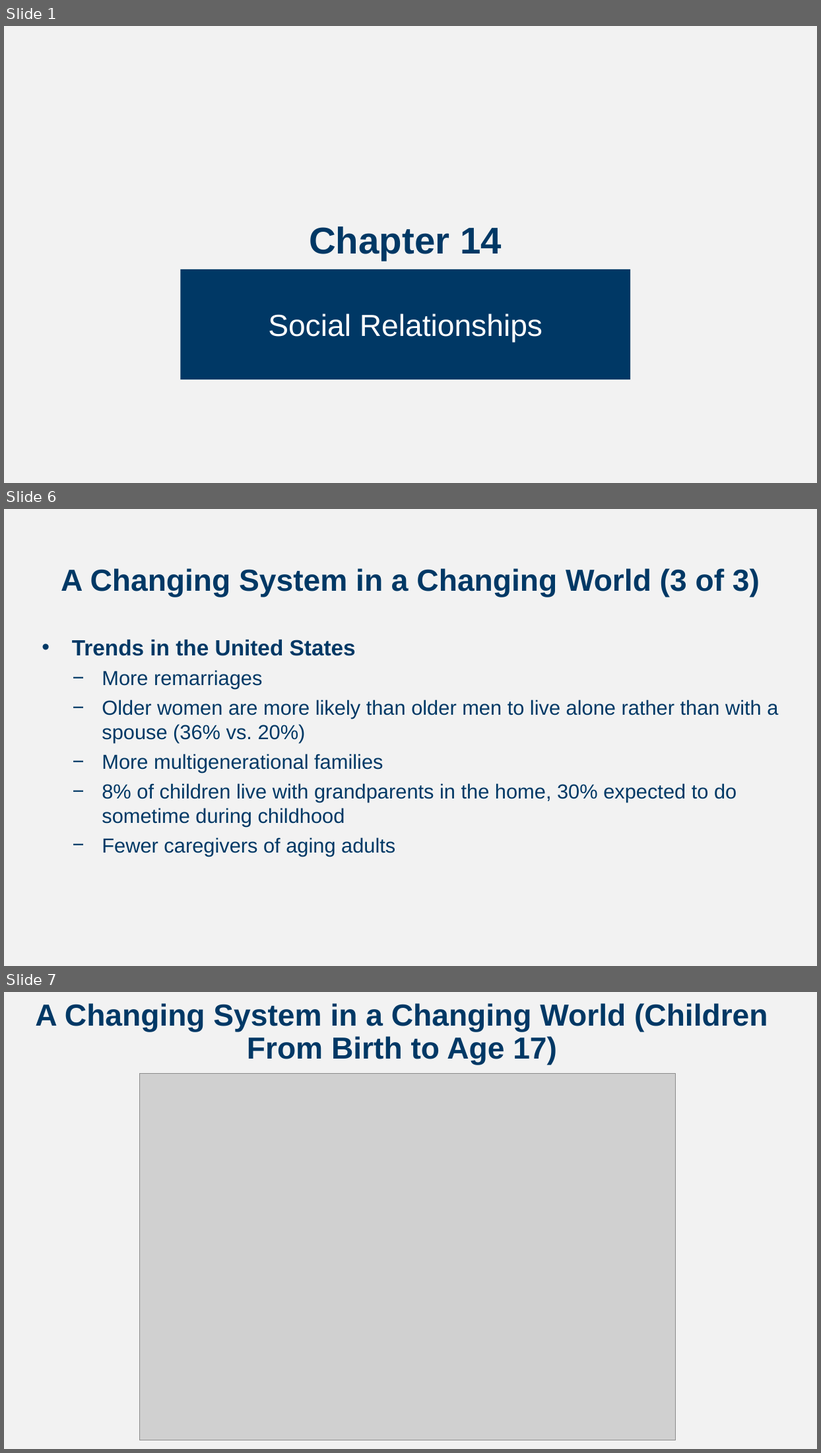
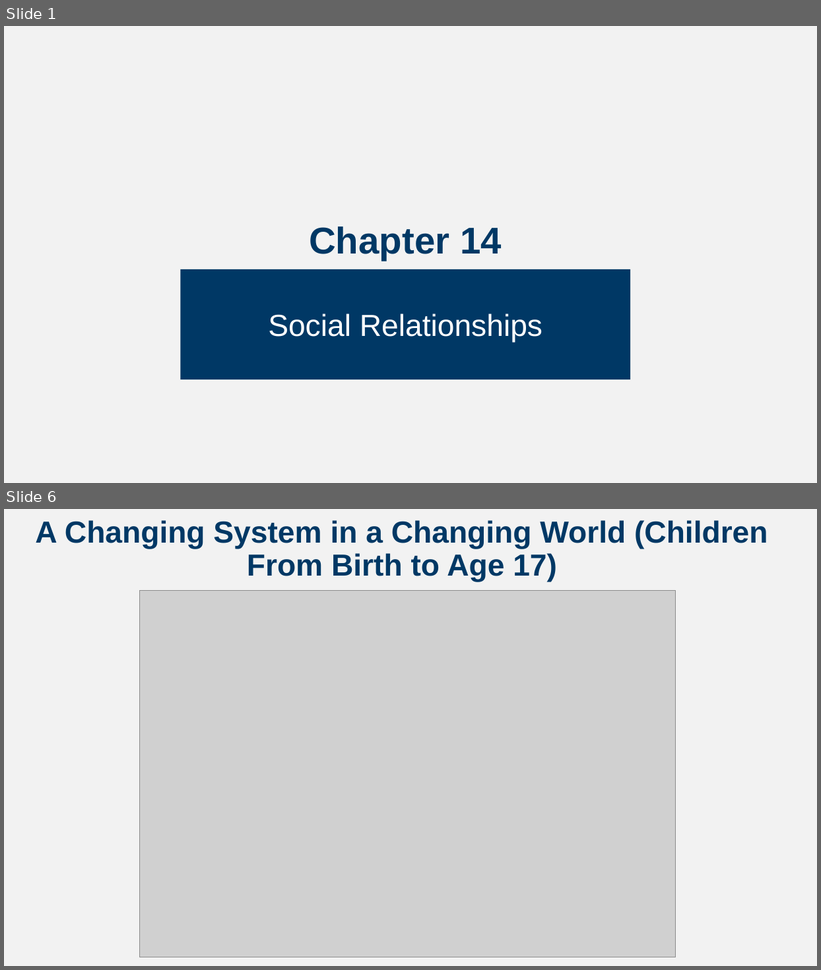
Before and after one commit to npm27/Teaching-Materials, a slide deck: Developmental Fall 23/Slides/Chapter 14.pptx. Shown one above the other, each under a label of ours: slides 1, 6 and 7 before the commit, slides 1 and 6 after it; the slides between them are not shown. The pictures are 821x1453 and 821x970 pixels, drawn with LibreOffice and Linux fonts; fonts in the diff are those of the drawing; grey boxes stand for pictures. Boxes give left, top, right and bottom in pixels: in the first picture for what was removed or moved away, otherwise in the second. Text is boxed around its words. In the diff, an @@ line names an element or a change of style, - is before the commit and + after.

```diff
--- a/Developmental Fall 23/Slides/Chapter 14.pptx
+++ b/Developmental Fall 23/Slides/Chapter 14.pptx
@@ slide 6 removed at box(4, 509, 817, 966), background #F2F2F2 @@
@@ title removed at box(61, 568, 760, 597) @@
-A Changing System in a Changing World (3 of 3)
@@ text removed at box(72, 639, 778, 857) @@
-• Trends in the United States
-  − More remarriages
-  − Older women are more likely than older men to live alone rather than with a spouse (36% vs. 20%)
-  − More multigenerational families
-  − 8% of children live with grandparents in the home, 30% expected to do sometime during childhood
-  − Fewer caregivers of aging adults
@@ what was slide 7 is now slide 6 @@
```
Also in this commit, not shown: 7 slides changed, 1 other slide removed.
